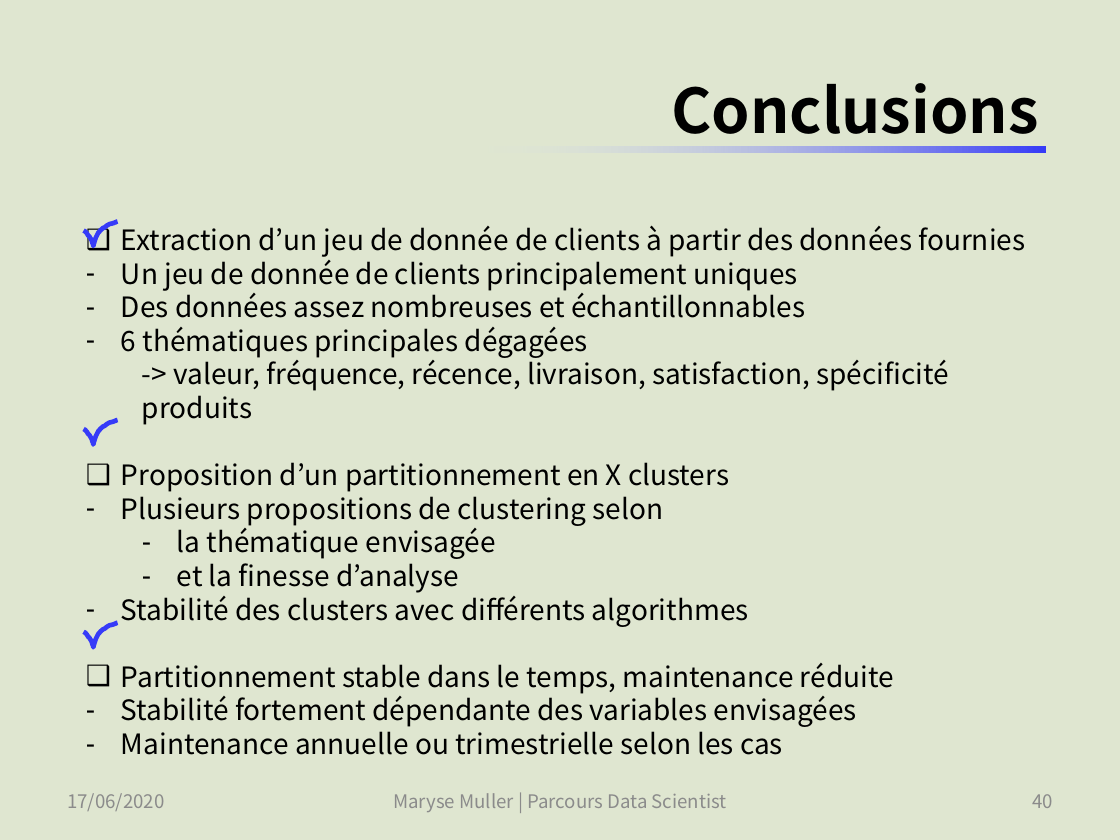
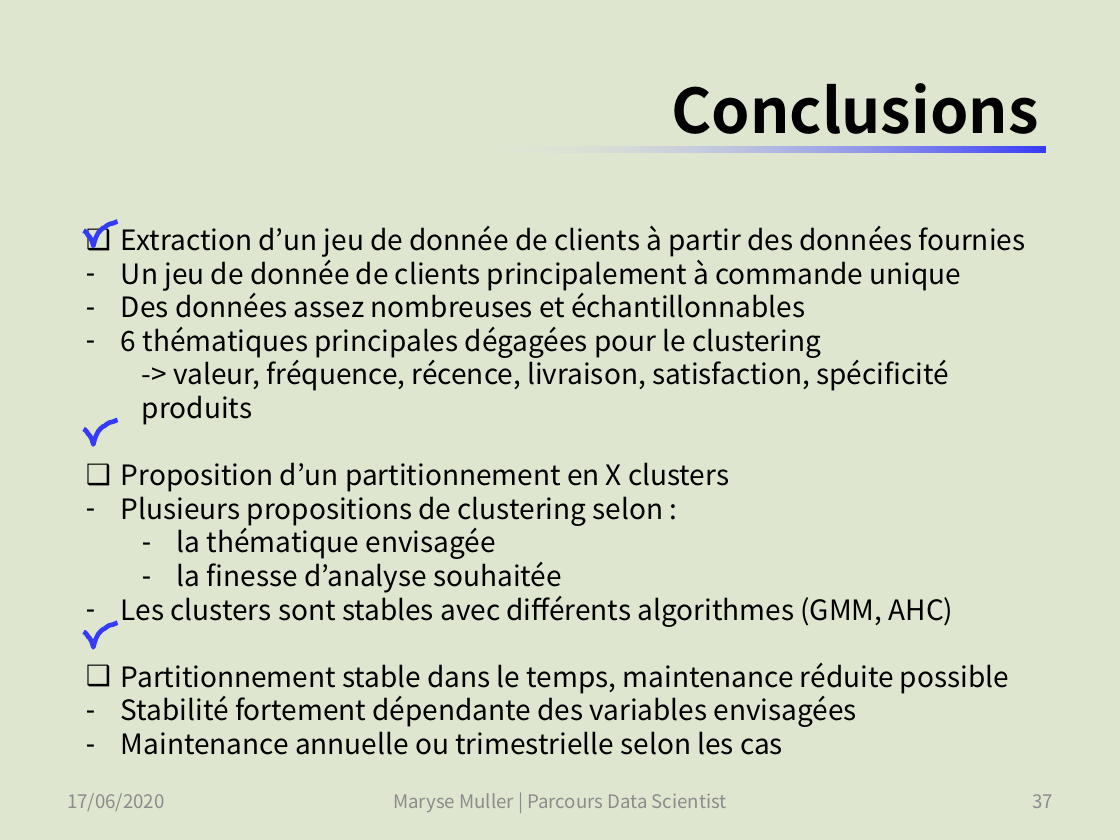
Before and after one commit to SmellyArmure/OC_DS_Project5, a slide deck: slide 37 of PRESENTATION/Projet5.pptx (slide 40 before the commit). Drawn at 1120x840 pixels with LibreOffice and Linux fonts; fonts in the diff are those of the drawing. Boxes give left, top, right and bottom in pixels: in the first picture for what was removed or moved away, otherwise in the second. Text is boxed around its words. In the diff, an @@ line names an element or a change of style, - is before the commit and + after.

Commit message:
P5_Clustering : choisi la meilleur version de la stratégie de pré-processing | Présentation : première version (envoyée en livrable) avant soutenance du 30/09/20.

```diff
--- a/PRESENTATION/Projet5.pptx
+++ b/PRESENTATION/Projet5.pptx
@@ text at box(121, 256, 962, 291): text changed @@
-– Un jeu de donnée de clients principalement uniques
+– Un jeu de donnée de clients principalement à commande unique
@@ text at box(121, 327, 821, 358): text changed @@
-– 6 thématiques principales dégagées
+– 6 thématiques principales dégagées pour le clustering
@@ text at box(121, 558, 1009, 694): text changed @@
-  – et la finesse d’analyse
-– Stabilité des clusters avec différents algorithmes
-❑ Partitionnement stable dans le temps, maintenance réduite
+  – la finesse d’analyse souhaitée
+– Les clusters sont stables avec différents algorithmes (GMM, AHC)
+❑ Partitionnement stable dans le temps, maintenance réduite possible
@@ page number at box(1032, 794, 1053, 808): text changed @@
-40
+37
```
Also in this commit, not shown: 22 other slides changed, 8 slides added, 2 slides removed, 4 other files.
